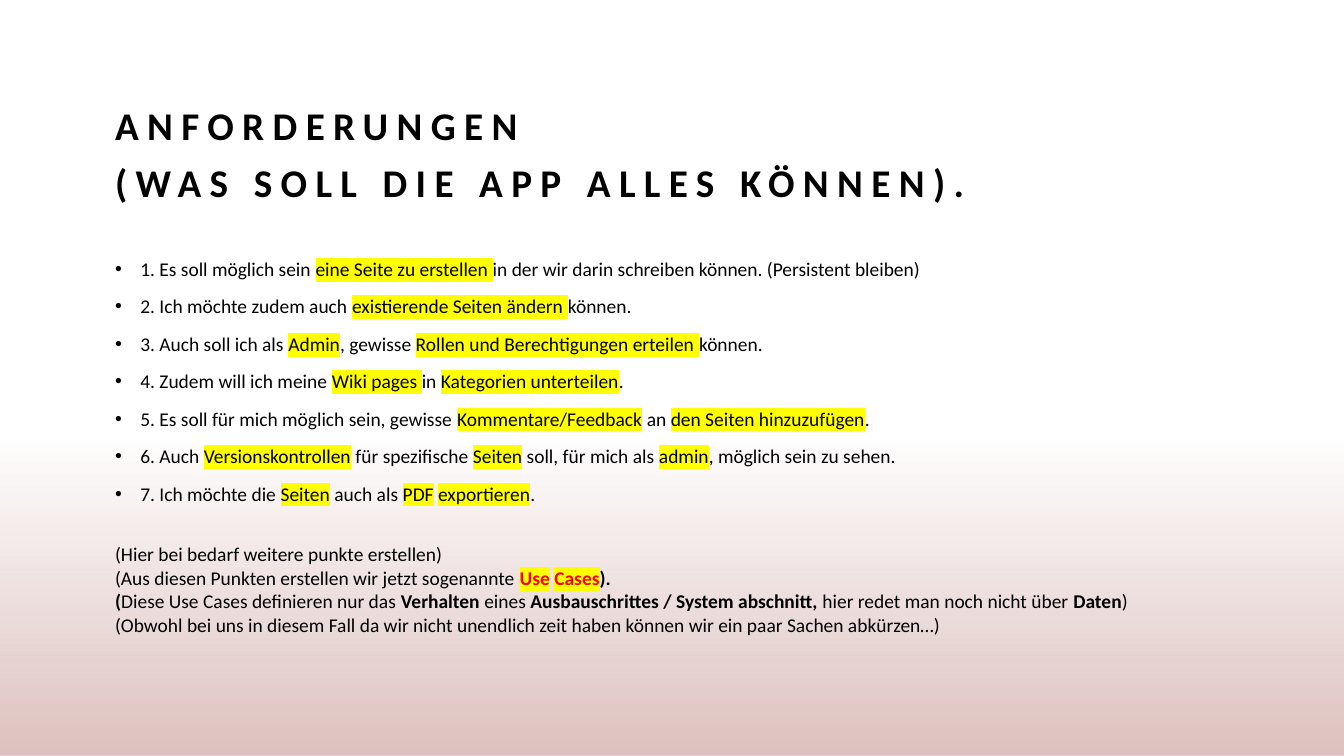
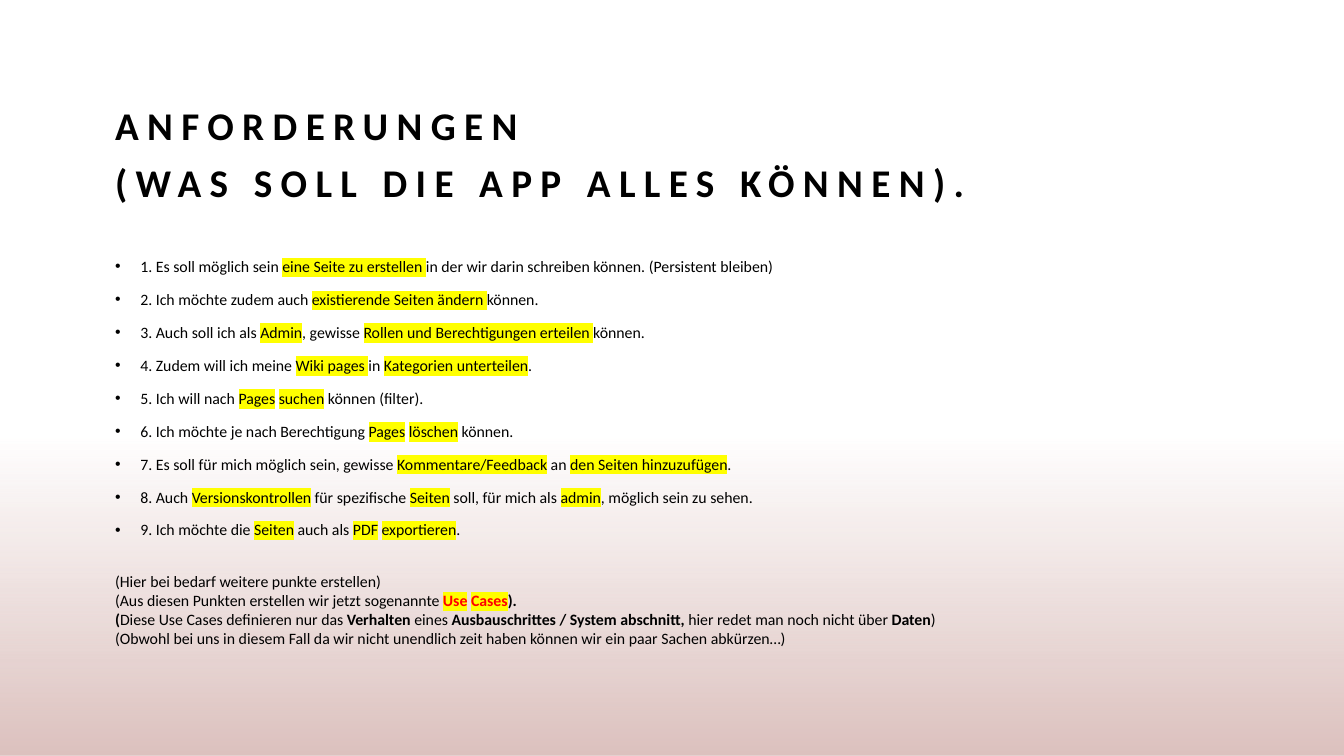
Before and after one commit to HollowWeb/Modul223-Backend, a slide deck: slide 2 of Modul-223-Backend/Project Specification/System-Design/Wyzen_System-design_Guide.pptx. Drawn at 1344x756 pixels with LibreOffice and Linux fonts; fonts in the diff are those of the drawing. Boxes give left, top, right and bottom in pixels: in the first picture for what was removed or moved away, otherwise in the second. Text is boxed around its words. In the diff, an @@ line names an element or a change of style, - is before the commit and + after.

Commit message:
Adds some more use cases in pptx. Adds some use cases in draw.io file Adds API design (example form chatgpt).

```diff
--- a/Modul-223-Backend/Project Specification/System-Design/Wyzen_System-design_Guide.pptx
+++ b/Modul-223-Backend/Project Specification/System-Design/Wyzen_System-design_Guide.pptx
@@ text at [115,260,936,647]: size 13.9 to 11.2 pt in "1. Es soll möglich sein eine Seite ...", "2. Ich möchte zudem auch existierende Seiten ...", "3. Auch soll ich als Admin, gewisse ...", "4. Zudem will ich meine Wiki pages ..." and 1 more places @@
@@ text at [140,390,753,540]: text changed; size 13.9 to 11.2 pt @@
-• 5. Es soll für mich möglich sein, gewisse Kommentare/Feedback an den Seiten hinzuzufügen.
-• 6. Auch Versionskontrollen für spezifische Seiten soll, für mich als admin, möglich sein zu sehen.
-• 7. Ich möchte die Seiten auch als PDF exportieren.
+• 5. Ich will nach Pages suchen können (filter).
+• 6. Ich möchte je nach Berechtigung Pages löschen können.
+• 7. Es soll für mich möglich sein, gewisse Kommentare/Feedback an den Seiten hinzuzufügen.
+• 8. Auch Versionskontrollen für spezifische Seiten soll, für mich als admin, möglich sein zu sehen.
+• 9. Ich möchte die Seiten auch als PDF exportieren.
```
Also in this commit, not shown: 1 other slide changed, 1 other file.
